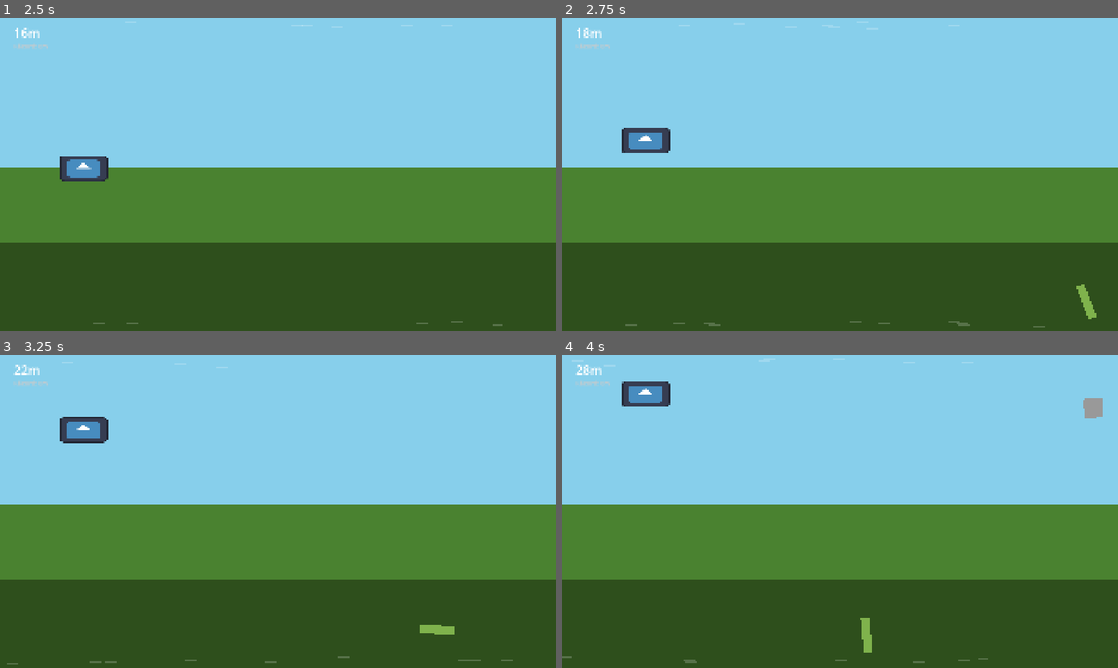
Above: before the commit, frames 1-4 (two rows, left to right).
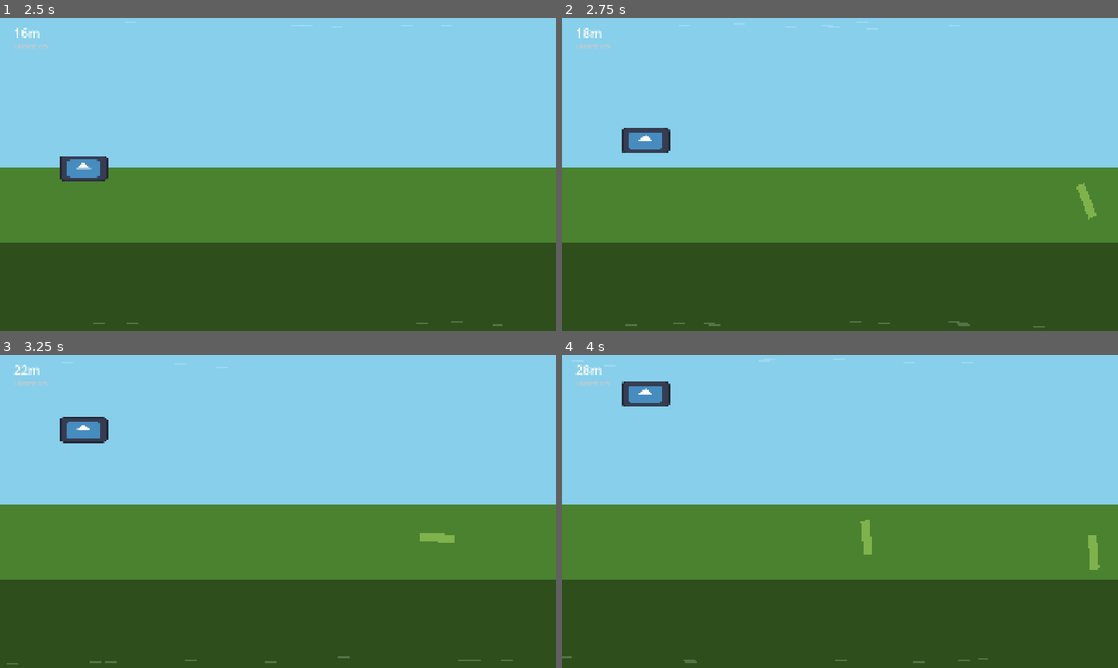
Above: after the commit, the same moments.

Repository: TomasMoreno21/El-Norte
Game: Godot game, scene res://scenes/menu/menu.tscn
Two runs of this game, one before a commit and one after it. Both use one fixed random seed, a clock stepped at 60 frames per second and the inputs below. The engine's default icon, where the game draws it, is replaced by a stand-in: a white triangle on a blue panel in a dark square.
Inputs (mouse positions are in pixels of both pictures, inside the frame that each line leads up to):
- Up to frame 1 (2.5 s): click "Jugar" at 0.5 s; move the mouse to (400, 158) at 1.27 s; click (400, 158) at 1.42 s; tap Space at 1.52, 1.82, 2.27 s; move the mouse to (166, 190) at 2.02 s; click (166, 190) at 2.17 s
- Up to frame 2 (2.75 s): tap Space at 2.57 s
- Up to frame 3 (3.25 s): move the mouse to (333, 442) at 2.77 s; click (333, 442) at 2.92 s
- Up to frame 4 (4 s): move the mouse to (812, 574) at 3.52 s; click (812, 574) at 3.67 s; tap Space at 3.77 s

Frame 1 is identical in both runs. In frame 2, 0.3% of the frame differs, in the area x 92-97%, y 52-97%; in frame 3, 0.3%; in frame 4, 0.7%, in the area x 53-98%, y 13-96%.

Commit message:
5/6/2026 - Constraints en spawn, tormenta mas suave, aviso previo

Diff:
--- a/scenes/hud/hud.gd
+++ b/scenes/hud/hud.gd
@@ -4,6 +4,7 @@
 @onready var max_dist_label := $MaxDistLabel
 @onready var powerup_label := $PowerUpLabel
 @onready var storm_label := $StormLabel
+@onready var storm_warning := $StormWarningLabel
 @onready var bolas_label := $BolasLabel
 
 func _ready() -> void:
@@ -30,6 +31,9 @@
 
 func show_storm(active: bool) -> void:
 	storm_label.visible = active
+
+func show_storm_warning(active: bool) -> void:
+	storm_warning.visible = active
 
 func show_achievement_popup(logro: Dictionary) -> void:
 	var bg := ColorRect.new()
--- a/scenes/hud/hud.tscn
+++ b/scenes/hud/hud.tscn
@@ -54,3 +54,14 @@
 theme_override_font_sizes/font_size = 48
 text = "¡TORMENTA!"
 horizontal_alignment = 1
+
+[node name="StormWarningLabel" type="Label" parent="."]
+visible = false
+anchors_preset = 10
+anchor_right = 1.0
+offset_top = 70.0
+offset_bottom = 120.0
+theme_override_colors/font_color = Color(1, 0.7, 0.1, 1)
+theme_override_font_sizes/font_size = 44
+text = "¡VIENTO FUERTE!"
+horizontal_alignment = 1
--- a/scenes/main/main.gd
+++ b/scenes/main/main.gd
@@ -47,8 +47,9 @@
 const KIWI_SPAWN_CHANCE := 0.08
 const STORM_INTERVAL := 500.0
 const STORM_DURATION := 4.0
-const STORM_SPEED_BOOST := 1.6
-const STORM_INTERVAL_FACTOR := 0.5
+const STORM_SPEED_BOOST := 1.3
+const STORM_INTERVAL_FACTOR := 0.7
+const STORM_WARNING_DIST := 50.0
 const BOLA_SPAWN_INTERVAL := 6.0
 const BOLA_SPAWN_CHANCE := 0.15
 const TURBO_OBSTACLE_SPEED := 1.5
@@ -62,6 +63,12 @@
 const CALMA_DURATION := 5.0
 const REVIVE_COST := 200
 const REVIVE_REWIND := 150.0
+
+# Constraint-based obstacle spawning
+const MIN_GAP := 90
+const SPAWN_MIN_Y := 160.0
+const SPAWN_MAX_Y := 920.0
+const OBSTACLE_HALF_HEIGHTS := [12.5, 50.0, 27.5]
 
 @onready var spawn_timer := $SpawnTimer
 @onready var bola_timer := $BolaTimer
@@ -176,10 +183,15 @@
 
 	if not in_storm and distance >= next_storm_distance:
 		start_storm()
+		hud.show_storm_warning(false)
 	elif in_storm:
 		storm_time += delta
 		if storm_time >= STORM_DURATION:
 			end_storm()
+	else:
+		var storm_dist := next_storm_distance
+		var warning := distance >= storm_dist - STORM_WARNING_DIST and distance < storm_dist
+		hud.show_storm_warning(warning)
 
 	if not rafaga_active and not calma_active and not in_storm and distance - last_rafaga_distance >= RAFAGA_COOLDOWN:
 		last_rafaga_distance = distance
@@ -287,6 +299,52 @@
 	else:
 		camera.offset = Vector2.ZERO
 
+func _safe_obstacle_y(shape_type: int) -> float:
+	var half_h: float = OBSTACLE_HALF_HEIGHTS[shape_type]
+	var min_y := SPAWN_MIN_Y + half_h
+	var max_y := SPAWN_MAX_Y - half_h
+
+	var gap_below_max := max_y - MIN_GAP
+	var gap_above_min := min_y + MIN_GAP
+
+	var opts: Array[float] = []
+	if gap_below_max >= min_y:
+		opts.append(randf_range(min_y, gap_below_max))
+	if gap_above_min <= max_y:
+		opts.append(randf_range(gap_above_min, max_y))
+
+	if opts.is_empty():
+		return randf_range(min_y, max_y)
+	return opts[randi() % opts.size()]
+
+func _safe_double_y(shape_a: int, shape_b: int) -> Vector2:
+	var half_a: float = OBSTACLE_HALF_HEIGHTS[shape_a]
+	var half_b: float = OBSTACLE_HALF_HEIGHTS[shape_b]
+	var min_y: float = SPAWN_MIN_Y + max(half_a, half_b)
+	var max_y: float = SPAWN_MAX_Y - max(half_a, half_b)
+
+	var mid_low: float = max(min_y, min_y + half_a + half_b + MIN_GAP)
+	var mid_high: float = min(max_y, max_y - half_a - half_b - MIN_GAP)
+
+	if mid_low <= max_y - half_b - MIN_GAP:
+		var a_y := randf_range(min_y, mid_low)
+		var b_y := randf_range(a_y + half_a + half_b + MIN_GAP, max_y)
+		return Vector2(a_y, b_y)
+
+	return Vector2(_safe_obstacle_y(shape_a), _safe_obstacle_y(shape_b))
+
+func _spawn_obstacle(shape_type: int, speed: float) -> void:
+	_spawn_obstacle_at(shape_type, speed, _safe_obstacle_y(shape_type))
+
+func _spawn_obstacle_at(shape_type: int, speed: float, y: float) -> void:
+	var obs := obstacle_scene.instantiate()
+	obs.speed = speed
+	obs.shape_type = shape_type
+	obs.move_type = 0 if randf() < 0.7 else 1
+	obs.position = Vector2(2100, y)
+	obs.add_to_group("obstacle")
+	add_child(obs)
+
 func _on_spawn_timer_timeout() -> void:
 	if not obstacle_scene or not player.alive or calma_active:
 		return
@@ -304,23 +362,16 @@
 			return
 
 	var turbo_obs_speed := TURBO_OBSTACLE_SPEED if turbo_active else 1.0
-
-	var obstacle := obstacle_scene.instantiate()
-	obstacle.speed = get_speed(difficulty_dist) * turbo_obs_speed
-	obstacle.shape_type = randi() % 3
-	obstacle.move_type = 0 if randf() < 0.7 else 1
-	obstacle.position = Vector2(2100, randf_range(160, 920))
-	obstacle.add_to_group("obstacle")
-	add_child(obstacle)
-
+	var base_speed := get_speed(difficulty_dist) * turbo_obs_speed
+
+	var shape_a := randi() % 3
 	if randf() < 0.08:
-		var obs2 := obstacle_scene.instantiate()
-		obs2.speed = get_speed(difficulty_dist) * turbo_obs_speed
-		obs2.shape_type = randi() % 3
-		obs2.move_type = 0 if randf() < 0.7 else 1
-		obs2.position = Vector2(2100, randf_range(160, 920))
-		obs2.add_to_group("obstacle")
-		add_child(obs2)
+		var shape_b := randi() % 3
+		var positions := _safe_double_y(shape_a, shape_b)
+		_spawn_obstacle_at(shape_a, base_speed, positions.x)
+		_spawn_obstacle_at(shape_b, base_speed, positions.y)
+	else:
+		_spawn_obstacle(shape_a, base_speed)
 
 func _on_kiwi_collected() -> void:
 	run_kiwis += 1
